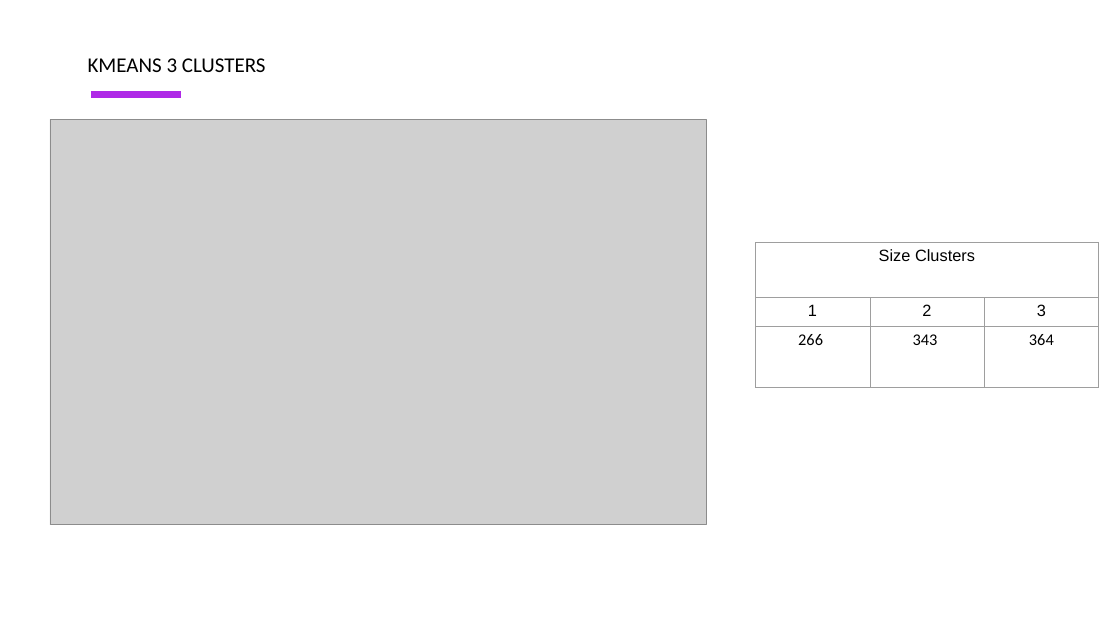
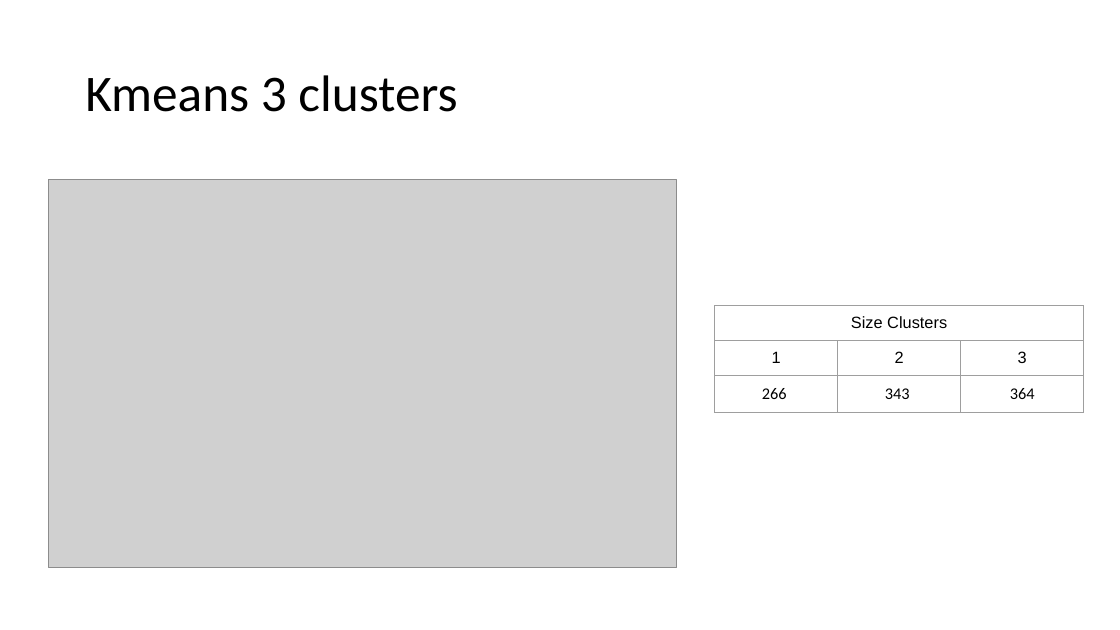
Before and after one commit to MKZuziak/SLLD_2022-_Users-Consumption-Behavior, a slide deck: slide 23 of Unsupervised methods to group users’ consumption behaviour to enhance personalize service degradation policies.pptx (slide 25 before the commit). Drawn at 1120x630 pixels with LibreOffice and Linux fonts; fonts in the diff are those of the drawing; grey boxes stand for pictures. Boxes give left, top, right and bottom in pixels: in the first picture for what was removed or moved away, otherwise in the second. Text is boxed around its words. In the diff, an @@ line names an element or a change of style, - is before the commit and + after.

```diff
--- a/Unsupervised methods to group users’ consumption behaviour to enhance personalize service degradation policies.pptx
+++ b/Unsupervised methods to group users’ consumption behaviour to enhance personalize service degradation policies.pptx
@@ text "Kmeans 3 clusters" at (85,75,457,112): vertical alignment top to middle @@
@@ text at (85,75,457,112): text changed; size 18 to 44 pt @@
-KMEANS 3 CLUSTERS
+Kmeans 3 clusters
@@ line removed from (91, 95) to (181, 95) @@
@@ picture: place and size @@
-picture at (50,119,706,525)
+picture at (49,180,677,568)
@@ table at (715,306,1086,581) @@
@@ borders changed @@
@@ table: place and size @@
-table at (755,243,1098,388)
+table at (715,306,1086,581)
```
Also in this commit, not shown: 15 other slides changed, 6 slides added, 7 slides removed, 1 other file.
